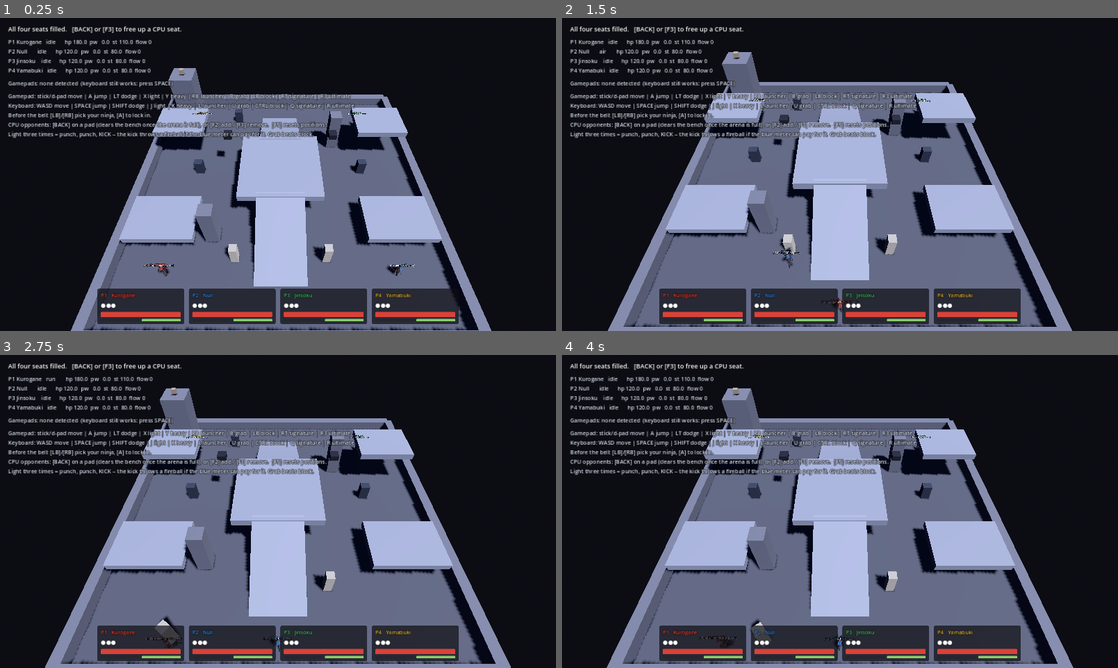
Above: before the commit, frames 1-4 (two rows, left to right).
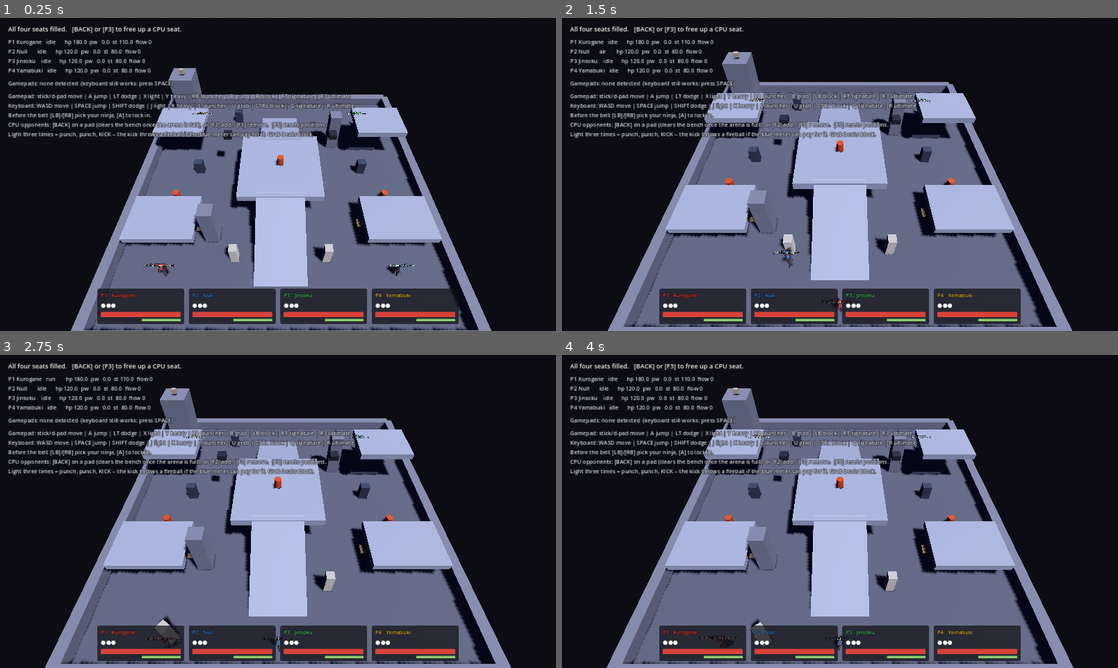
Above: after the commit, the same moments.

Repository: jacobf329/RumbleArena
Game: Godot game, scene res://tests/m3_interaction_test.tscn
The game is run twice, just before and just after one commit, with the same random seed, the same clock (stepped at 60 frames per second) and the same inputs. This scene is started directly instead of the project's main scene.
Inputs (mouse positions are in pixels of both pictures, inside the frame that each line leads up to):
- Up to frame 1 (0.25 s): no input
- Up to frame 2 (1.5 s): tap Space at 0.5, 0.77, 1.25 s; move the mouse to (962, 158) at 0.52 s; hold D 0.53-1.25 s; tap J at 0.6 s; click (962, 158) at 0.67 s; drag from (728, 190) to (812, 237) at 1.27 s
- Up to frame 3 (2.75 s): tap Space at 2 s; move the mouse to (333, 442) at 2.02 s; hold D from 2.03 s (still down); tap L at 2.1 s
- Up to frame 4 (4 s): release D at 2.75 s; tap Space at 2.75, 3.5, 3.77 s; drag from (812, 574) to (673, 464) at 2.77 s; move the mouse to (1006, 558) at 3.52 s; hold A from 3.53 s (still down); tap Ctrl at 3.6 s

The runs differ from the first frame. In frame 1, 0.1% of the frame differs, in the area x 31-70%, y 41-68%; in frame 2, 0.2%, in the area x 29-71%, y 37-66%; in frame 3, 0.2%; in frame 4, 0.2%.

Commit message:
Fix throwing on a gamepad, and fill out the arena's props
Throwing was implemented and tested from the start, and did not work on a
pad. B is deliberately both INTERACT and GRAB -- both mean "engage with
what is in front of me", and ten actions do not fit in eight good button
positions. Attacking is refused while your hands are full, which quietly
covered the pick-up; but a throw empties them on the very tick it fires,
so the grab then passed that check and every throw was followed by a
whiffed grab -- the longest recovery in the game, landing exactly where
the player expects to be free again. It read as "I can't throw things".

An INTERACT press that did something now consumes the buffered attack
with it: a shared button resolves to exactly one thing per press. No
existing test could see this because every one of them pressed INTERACT
alone; there is now one that presses the button the way the hardware
does, with both actions on the same edge.

New props:

- Supply crate (STRENGTH 2) and steel girder (STRENGTH 5). The weight
  ladder went 1, 4 before, so two of the four staged characters had
  nothing in the only arena they could pick up but rubble -- a third of
  the design's signature verb was invisible in play. The girder is also
  the reason Kurogane's STRENGTH 5 says anything the pillars did not.
- Fuel barrel (STRENGTH 1), which detonates. Deliberately the lightest
  thing in the arena rather than the heaviest: the ninja who can lift
  nothing else is the one holding the most dangerous object in the room.
  Picking one up lights a three-second fuse that flashes faster as it
  burns down, and it goes off on what it hits, what it lands on, or in
  your hands. Damage falls off with distance so the edge of a blast is a
  meaningfully better place to be, and there is no friendly-fire
  exemption -- it is the one object here that does not care whose it was.

Also corrects a test I wrote wrong on the first pass: "everyone is
refused something" counted only liftables, where the strongest character
is of course refused nothing. Counted across every interactable it holds,
because everyone has a stat at 2 or below somewhere.

375 checks, all passing; cold start clean.

Co-Authored-By: Claude Opus 5 <noreply@anthropic.com>
Claude-Session: https://claude.ai/code/session_0177hfthTKWw62KhSYcCm94J

Diff:
--- a/scenes/arenas/proving_ground.tscn
+++ b/scenes/arenas/proving_ground.tscn
@@ -6,6 +6,9 @@
 [ext_resource type="PackedScene" path="res://scenes/interactables/turret.tscn" id="4_turret"]
 [ext_resource type="PackedScene" path="res://scenes/interactables/climbable_wall.tscn" id="5_climb"]
 [ext_resource type="PackedScene" path="res://scenes/interactables/debris.tscn" id="6_debris"]
+[ext_resource type="PackedScene" path="res://scenes/interactables/crate.tscn" id="7_crate"]
+[ext_resource type="PackedScene" path="res://scenes/interactables/girder.tscn" id="8_girder"]
+[ext_resource type="PackedScene" path="res://scenes/interactables/barrel.tscn" id="9_barrel"]
 
 [sub_resource type="StandardMaterial3D" id="Mat_floor"]
 albedo_color = Color(0.29, 0.3, 0.34, 1)
@@ -159,6 +162,34 @@
 [node name="TowerPrize" parent="Interactables" instance=ExtResource("6_debris")]
 transform = Transform3D(1, 0, 0, 0, 1, 0, 0, 0, 1, -13, 7.4, -13)
 
+; Crates at STRENGTH 2 fill the gap between debris (anyone) and the pillars
+; (Kurogane alone). Before these, the ladder went 1, 4: two of the four staged
+; characters had nothing in the arena they could pick up but rubble.
+[node name="CrateSouthWest" parent="Interactables" instance=ExtResource("7_crate")]
+transform = Transform3D(1, 0, 0, 0, 1, 0, 0, 0, 1, -8.5, 0, 6)
+
+[node name="CrateSouthEast" parent="Interactables" instance=ExtResource("7_crate")]
+transform = Transform3D(1, 0, 0, 0, 1, 0, 0, 0, 1, 8.5, 0, 6)
+
+[node name="CrateNorth" parent="Interactables" instance=ExtResource("7_crate")]
+transform = Transform3D(1, 0, 0, 0, 1, 0, 0, 0, 1, 2, 0, -10)
+
+; The only STRENGTH 5 object in the arena, and the reason Kurogane's stat line
+; goes to 5 rather than stopping at the pillars' 4.
+[node name="Girder" parent="Interactables" instance=ExtResource("8_girder")]
+transform = Transform3D(1, 0, 0, 0, 1, 0, 0, 0, 1, 11, 0, -6)
+
+; Barrels are deliberately the lightest thing here: the ninja who can lift
+; nothing else is the one holding the most dangerous object in the room.
+[node name="BarrelWest" parent="Interactables" instance=ExtResource("9_barrel")]
+transform = Transform3D(1, 0, 0, 0, 1, 0, 0, 0, 1, -12, 0, 2)
+
+[node name="BarrelEast" parent="Interactables" instance=ExtResource("9_barrel")]
+transform = Transform3D(1, 0, 0, 0, 1, 0, 0, 0, 1, 12, 0, 2)
+
+[node name="BarrelCentre" parent="Interactables" instance=ExtResource("9_barrel")]
+transform = Transform3D(1, 0, 0, 0, 1, 0, 0, 0, 1, 0, 3.7, 0)
+
 [node name="TurretWest" parent="Interactables" instance=ExtResource("4_turret")]
 transform = Transform3D(1, 0, 0, 0, 1, 0, 0, 0, 1, -6, 5.2, -3)
 
--- /dev/null
+++ b/scenes/interactables/barrel.tscn
@@ -0,0 +1,37 @@
+[gd_scene load_steps=5 format=3]
+
+[ext_resource type="Script" path="res://src/interactables/explosive_barrel.gd" id="1_barrel"]
+
+[sub_resource type="StandardMaterial3D" id="Mat_barrel"]
+albedo_color = Color(0.78, 0.29, 0.16, 1)
+roughness = 0.7
+metallic = 0.35
+
+[sub_resource type="CylinderMesh" id="Mesh_barrel"]
+top_radius = 0.36
+bottom_radius = 0.36
+height = 0.95
+
+[sub_resource type="CylinderShape3D" id="Shape_barrel"]
+radius = 0.4
+height = 0.95
+
+[node name="Barrel" type="Area3D"]
+script = ExtResource("1_barrel")
+display_name = "Fuel Barrel"
+mass_class = 1
+
+[node name="Shape" type="CollisionShape3D" parent="."]
+transform = Transform3D(1, 0, 0, 0, 1, 0, 0, 0, 1, 0, 0.48, 0)
+shape = SubResource("Shape_barrel")
+
+[node name="Mesh" type="MeshInstance3D" parent="."]
+transform = Transform3D(1, 0, 0, 0, 1, 0, 0, 0, 1, 0, 0.48, 0)
+mesh = SubResource("Mesh_barrel")
+material_override = SubResource("Mat_barrel")
+
+[node name="Body" type="StaticBody3D" parent="."]
+
+[node name="Collision" type="CollisionShape3D" parent="Body"]
+transform = Transform3D(1, 0, 0, 0, 1, 0, 0, 0, 1, 0, 0.48, 0)
+shape = SubResource("Shape_barrel")
--- /dev/null
+++ b/scenes/interactables/crate.tscn
@@ -0,0 +1,33 @@
+[gd_scene load_steps=5 format=3]
+
+[ext_resource type="Script" path="res://src/interactables/liftable.gd" id="1_liftable"]
+
+[sub_resource type="StandardMaterial3D" id="Mat_crate"]
+albedo_color = Color(0.46, 0.38, 0.27, 1)
+roughness = 0.88
+
+[sub_resource type="BoxMesh" id="Mesh_crate"]
+size = Vector3(0.95, 0.95, 0.95)
+
+[sub_resource type="BoxShape3D" id="Shape_crate"]
+size = Vector3(1, 1, 1)
+
+[node name="Crate" type="Area3D"]
+script = ExtResource("1_liftable")
+display_name = "Supply Crate"
+mass_class = 2
+
+[node name="Shape" type="CollisionShape3D" parent="."]
+transform = Transform3D(1, 0, 0, 0, 1, 0, 0, 0, 1, 0, 0.5, 0)
+shape = SubResource("Shape_crate")
+
+[node name="Mesh" type="MeshInstance3D" parent="."]
+transform = Transform3D(1, 0, 0, 0, 1, 0, 0, 0, 1, 0, 0.5, 0)
+mesh = SubResource("Mesh_crate")
+material_override = SubResource("Mat_crate")
+
+[node name="Body" type="StaticBody3D" parent="."]
+
+[node name="Collision" type="CollisionShape3D" parent="Body"]
+transform = Transform3D(1, 0, 0, 0, 1, 0, 0, 0, 1, 0, 0.5, 0)
+shape = SubResource("Shape_crate")
--- /dev/null
+++ b/scenes/interactables/girder.tscn
@@ -0,0 +1,34 @@
+[gd_scene load_steps=5 format=3]
+
+[ext_resource type="Script" path="res://src/interactables/liftable.gd" id="1_liftable"]
+
+[sub_resource type="StandardMaterial3D" id="Mat_girder"]
+albedo_color = Color(0.35, 0.4, 0.46, 1)
+roughness = 0.55
+metallic = 0.6
+
+[sub_resource type="BoxMesh" id="Mesh_girder"]
+size = Vector3(3.6, 0.42, 0.42)
+
+[sub_resource type="BoxShape3D" id="Shape_girder"]
+size = Vector3(3.6, 0.5, 0.5)
+
+[node name="Girder" type="Area3D"]
+script = ExtResource("1_liftable")
+display_name = "Steel Girder"
+mass_class = 5
+
+[node name="Shape" type="CollisionShape3D" parent="."]
+transform = Transform3D(1, 0, 0, 0, 1, 0, 0, 0, 1, 0, 0.3, 0)
+shape = SubResource("Shape_girder")
+
+[node name="Mesh" type="MeshInstance3D" parent="."]
+transform = Transform3D(1, 0, 0, 0, 1, 0, 0, 0, 1, 0, 0.3, 0)
+mesh = SubResource("Mesh_girder")
+material_override = SubResource("Mat_girder")
+
+[node name="Body" type="StaticBody3D" parent="."]
+
+[node name="Collision" type="CollisionShape3D" parent="Body"]
+transform = Transform3D(1, 0, 0, 0, 1, 0, 0, 0, 1, 0, 0.3, 0)
+shape = SubResource("Shape_girder")
--- a/src/characters/fighter.gd
+++ b/src/characters/fighter.gd
@@ -245,11 +245,18 @@
 		var held := carried
 		carried = null
 		held.throw_from(self)
+		# On a pad, B is both INTERACT and GRAB. Attacking is refused while your
+		# hands are full, which quietly covered the pick-up -- but a throw empties
+		# them on this very tick, so without this the grab then passes that check
+		# and every throw is followed by a whiffed grab: the longest recovery in
+		# the game, landing exactly where the player expects to be free again.
+		_consume_shared_press()
 		return
 
 	if interaction_target != null and interaction_target.can_use(self):
 		if not interaction_target.use(self):
 			return
+		_consume_shared_press()
 		var liftable := interaction_target as Liftable
 		if liftable != null:
 			carried = liftable
@@ -459,6 +466,15 @@
 
 func _peek_attack_buffer() -> int:
 	return _attack_buffer_action if _attack_buffer_ticks > 0 else -1
+
+
+## An INTERACT press that did something is spent. It has to take the buffered
+## attack with it, because the button it arrived on may also be an attack button
+## -- and "engage with what is in front of me" should resolve to exactly one
+## thing per press.
+func _consume_shared_press() -> void:
+	if _attack_buffer_action in [InputFrame.Action.GRAB, InputFrame.Action.INTERACT]:
+		_clear_attack_buffer()
 
 
 func _clear_attack_buffer() -> void:
--- /dev/null
+++ b/src/interactables/explosive_barrel.gd
@@ -0,0 +1,140 @@
+## A barrel you can pick up, and very much should not hold on to.
+##
+## A Liftable that goes off on impact. Nothing else in the arena punishes the
+## thrower for a bad read the way this does: it is light enough that anyone can
+## carry it, so the STRENGTH ladder is not the interesting question here --
+## timing is. Throw it early and it is a slow projectile somebody walks around;
+## throw it late and you are standing inside the blast.
+##
+## The fuse is what makes it a decision rather than a free grenade. Picking one
+## up starts a clock, and it detonates in your hands when that runs out.
+class_name ExplosiveBarrel
+extends Liftable
+
+@export var blast_radius: float = 3.6
+@export var blast_damage: float = 26.0
+@export var blast_knockback: float = 15.0
+@export var blast_hitstun: int = 40
+## Seconds from being picked up to going off on its own.
+@export var fuse_seconds: float = 3.0
+
+signal exploded(at: Vector3)
+
+@onready var _mesh: MeshInstance3D = $Mesh
+
+var _fuse := 0.0
+var _lit := false
+var _detonated := false
+var _material: StandardMaterial3D
+
+
+func _ready() -> void:
+	super()
+	display_name = "Fuel Barrel"
+	# Deliberately not gated above the weakest character. The whole point of the
+	# barrel is that the ninja who can lift nothing else can still lift this, and
+	# is therefore holding the most dangerous object in the room.
+	mass_class = 1
+	required_tier = 1
+	add_to_group(&"barrels")
+
+	var source := _mesh.material_override as StandardMaterial3D
+	if source != null:
+		# Its own copy, so one barrel flashing does not flash all of them.
+		_material = source.duplicate()
+		_mesh.material_override = _material
+
+
+func use(fighter: Node3D) -> bool:
+	if not super(fighter):
+		return false
+	_lit = true
+	_fuse = fuse_seconds
+	return true
+
+
+func _physics_process(delta: float) -> void:
+	super(delta)
+	if _detonated:
+		return
+	if _lit:
+		_fuse -= delta
+		_flash()
+		if _fuse <= 0.0:
+			# In your hands. That is the cost of holding it too long.
+			_detonate()
+
+
+## Faster and brighter as the fuse runs down, so "put this down" is legible
+## across the arena rather than a number only its carrier can see.
+func _flash() -> void:
+	if _material == null:
+		return
+	var urgency := 1.0 - clampf(_fuse / maxf(fuse_seconds, 0.01), 0.0, 1.0)
+	var beat := sin(Time.get_ticks_msec() * 0.001 * TAU * lerpf(2.0, 14.0, urgency))
+	var glow := maxf(beat, 0.0) * lerpf(0.4, 1.0, urgency)
+	_material.emission_enabled = true
+	_material.emission = Color(1.0, 0.45, 0.15)
+	_material.emission_energy_multiplier = glow * 3.0
+
+
+## Thrown barrels go off where they land rather than bouncing to a stop.
+func _drop() -> void:
+	super()
+	if _lit and not _detonated:
+		_detonate()
+
+
+## And they go off on whoever they hit, instead of dealing the ordinary
+## mass-scaled thump.
+func _strike(target: Node3D) -> void:
+	_detonate()
+
+
+func _detonate() -> void:
+	if _detonated:
+		return
+	_detonated = true
+
+	# Everyone in range, the thrower included: this is the one thing in the arena
+	# that does not care whose it was.
+	for node in get_tree().get_nodes_in_group(&"fighters"):
+		var victim := node as Fighter
+		if victim == null or victim.is_eliminated or victim.is_invulnerable():
+			continue
+		var offset := victim.global_position - global_position
+		var distance := offset.length()
+		if distance > blast_radius:
+			continue
+
+		# Falls off with distance, so being at the edge of a blast is a
+		# meaningfully better outcome than being on top of it.
+		var falloff := 1.0 - (distance / blast_radius) * 0.6
+		var flat := Vector3(offset.x, 0.0, offset.z)
+		if flat.length_squared() < 0.01:
+			flat = Vector3.FORWARD
+		var direction := (flat.normalized() + Vector3.UP * 0.7).normalized()
+
+		var result := HitResult.new()
+		result.attacker = carrier
+		result.damage = blast_damage * falloff
+		result.knockback = direction * blast_knockback * falloff
+		result.hitstun_ticks = blast_hitstun
+		result.hitstop_ticks = 8
+		result.position = victim.global_position + Vector3.UP
+		victim.take_hit(result)
+
+	# A burst at the barrel's own position rather than only on whoever it caught:
+	# a blast that hits nobody still has to be visible, or a near miss reads as
+	# the barrel having done nothing at all.
+	HitSpark.spawn(get_tree().current_scene, global_position + Vector3.UP * 0.5,
+		Color(1.0, 0.62, 0.22), blast_damage * 1.6)
+	_shake_the_camera()
+	exploded.emit(global_position)
+	queue_free()
+
+
+func _shake_the_camera() -> void:
+	var camera := get_viewport().get_camera_3d() as ArenaCamera
+	if camera != null:
+		camera.add_shake(0.9)
--- a/tests/m3_interaction_test.gd
+++ b/tests/m3_interaction_test.gd
@@ -35,7 +35,15 @@
 	await _test_carrying_slows_you_down()
 	await _test_carrying_prevents_attacking()
 	await _test_a_thrown_pillar_hurts()
+	await _test_the_pad_button_lifts_and_throws()
 	await _test_dying_returns_what_you_carried()
+	await _test_the_strength_ladder_has_no_gaps()
+
+	_section("Barrels")
+	await _test_a_thrown_barrel_detonates()
+	await _test_the_blast_falls_off_with_distance()
+	await _test_holding_one_too_long_goes_off_in_your_hands()
+	await _test_the_blast_does_not_spare_the_thrower()
 
 	_section("Breaking")
 	await _test_breaking_is_strength_gated()
@@ -169,6 +177,35 @@
 	await _park(_yamabuki)
 
 
+## On a gamepad, B is deliberately both GRAB and INTERACT -- both mean "engage
+## with what is in front of me", and there are ten actions for eight good button
+## positions. That shortcut only holds if the two never fire at once, and this
+## is the check that they do not: a press that picks something up or throws it
+## must not also throw out a grab, which has the longest recovery in the game and
+## would lock you out of the follow-up press.
+func _test_the_pad_button_lifts_and_throws() -> void:
+	var pillar := _pillar()
+	pillar.release()
+	await _stand_at(_kurogane, pillar)
+
+	var attacks := _kurogane.attacks_started
+	await _press_pad_b(_kurogane)
+	_check(_kurogane.carried == pillar, "one press of B picks it up")
+	_check(_kurogane.attacks_started == attacks,
+		"and does not also swing a grab (%d attacks)"
+			% [_kurogane.attacks_started - attacks])
+
+	# The press straight after it has to be the throw. If the first press left
+	# the fighter in a grab's recovery, this one lands in a state the
+	# interaction handler ignores and the item simply stays in your hands.
+	await _press_pad_b(_kurogane)
+	_check(_kurogane.carried == null, "the very next press throws it")
+	_check(_kurogane.attacks_started == attacks,
+		"and that one does not swing either")
+	await _ticks(40)
+	await _park(_kurogane)
+
+
 func _test_dying_returns_what_you_carried() -> void:
 	var pillar := _pillar()
 	pillar.release()
@@ -181,6 +218,152 @@
 	_check(_kurogane.carried == null and pillar.carrier == null,
 		"respawning puts the pillar back rather than removing it from the match")
 	await _park(_kurogane)
+
+
+## Every one of the four staged characters should have something in this arena
+## they can pick up, and something they cannot. The ladder used to go 1, 4: two
+## of them had nothing but rubble, which made a third of the design's signature
+## verb invisible in the only level that exists.
+func _test_the_strength_ladder_has_no_gaps() -> void:
+	var tiers: Array[int] = []
+	for node in _main.get_node("Arena/Interactables").get_children():
+		var liftable := node as Liftable
+		if liftable != null and not tiers.has(liftable.mass_class):
+			tiers.append(liftable.mass_class)
+	tiers.sort()
+	_check(tiers.size() >= 4, "the arena offers at least four weight classes %s" % [tiers])
+
+	# Counted across every interactable rather than the liftables alone. On the
+	# STRENGTH ladder by itself the strongest character is of course refused
+	# nothing -- that is what being strongest means. The rule the design actually
+	# makes is that nobody clears the whole arena, which holds because everyone
+	# has a stat at 2 or below somewhere.
+	for fighter: Fighter in _fighters:
+		var can := 0
+		var cannot := 0
+		for node in _main.get_node("Arena/Interactables").get_children():
+			var thing := node as Interactable
+			if thing == null:
+				continue
+			if thing.can_use(fighter):
+				can += 1
+			else:
+				cannot += 1
+		_check(can > 0, "%s can use something (%d)"
+			% [fighter.character_def.display_name, can])
+		_check(cannot > 0, "%s is refused something (%d)"
+			% [fighter.character_def.display_name, cannot])
+
+
+# --- Barrels ---
+
+func _test_a_thrown_barrel_detonates() -> void:
+	var barrel := _barrel()
+	await _stand_at(_null, barrel)
+	# STRENGTH 1 -- she can lift nothing else in the arena, and this on purpose.
+	_check(barrel.can_use(_null), "even the weakest ninja can lift a barrel")
+	await _press_interact(_null)
+	_check(_null.carried == barrel, "picked up")
+	if _null.carried != barrel:
+		return
+
+	_null.global_position = Vector3(-8, 0.3, 12)
+	_null.snap_facing(Vector3.RIGHT)
+	_yamabuki.global_position = Vector3(-4.0, 0.3, 12)
+	_yamabuki.velocity = Vector3.ZERO
+	await _ticks(10)
+
+	var health := _yamabuki.health
+	await _press_interact(_null)
+	var hit := false
+	for i in 90:
+		await get_tree().physics_frame
+		if _yamabuki.health < health - 0.01:
+			hit = true
+			break
+	_check(hit, "a thrown barrel blows up on contact for %.1f"
+		% (health - _yamabuki.health))
+	_check(not is_instance_valid(barrel), "and the barrel is spent")
+	await _ticks(50)
+	await _park(_yamabuki)
+
+
+## Being at the edge of a blast has to be meaningfully better than being on top
+## of it, or there is no reason to move once you hear the fuse.
+func _test_the_blast_falls_off_with_distance() -> void:
+	var barrel := _barrel()
+	if barrel == null:
+		_check(false, "a barrel is available for the falloff check")
+		return
+	barrel.global_position = Vector3(0, 0.4, 12)
+
+	_jinsoku.global_position = Vector3(0.8, 0.3, 12)
+	_yamabuki.global_position = Vector3(0, 0.3, 12) + Vector3(barrel.blast_radius * 0.92, 0, 0)
+	for f: Fighter in [_jinsoku, _yamabuki]:
+		f.velocity = Vector3.ZERO
+		f.health = f.max_health
+	await _ticks(8)
+
+	var near := _jinsoku.health
+	var far := _yamabuki.health
+	barrel.call("_detonate")
+	await _ticks(6)
+
+	var near_damage := near - _jinsoku.health
+	var far_damage := far - _yamabuki.health
+	_check(near_damage > 0.0 and far_damage > 0.0, "both are caught in the blast")
+	_check(near_damage > far_damage * 1.4,
+		"standing on it hurts far more than standing at the edge (%.1f vs %.1f)"
+			% [near_damage, far_damage])
+	await _ticks(60)
+	await _park(_jinsoku)
+	await _park(_yamabuki)
+
+
+## The fuse is what makes a barrel a decision rather than a free grenade.
+func _test_holding_one_too_long_goes_off_in_your_hands() -> void:
+	var barrel := _barrel()
+	if barrel == null:
+		_check(false, "a barrel is available for the fuse check")
+		return
+	await _park(_kurogane)
+	barrel.global_position = _kurogane.global_position + Vector3(0, 0.4, -1.0)
+	await _stand_at(_kurogane, barrel)
+	await _press_interact(_kurogane)
+	_check(_kurogane.carried == barrel, "carrying a lit barrel")
+
+	var health := _kurogane.health
+	var ticks := ceili(barrel.fuse_seconds * 60.0) + 20
+	for i in ticks:
+		await get_tree().physics_frame
+		if not is_instance_valid(barrel):
+			break
+
+	_check(not is_instance_valid(barrel), "the fuse runs out on its own")
+	_check(_kurogane.health < health,
+		"and it goes off in your hands (%.1f -> %.1f)" % [health, _kurogane.health])
+	_check(_kurogane.carried == null, "leaving your hands empty")
+	await _ticks(50)
+
+
+## No friendly fire exemption. A barrel is the one thing in the arena that does
+## not care whose it was.
+func _test_the_blast_does_not_spare_the_thrower() -> void:
+	# Spawned rather than borrowed from the arena: barrels are consumed by use,
+	# and by this point the checks above have spent them.
+	var barrel := _spawn_barrel()
+	await _park(_jinsoku)
+	barrel.global_position = _jinsoku.global_position + Vector3(0.8, 0.4, 0)
+	_jinsoku.health = _jinsoku.max_health
+	await _ticks(6)
+
+	var health := _jinsoku.health
+	barrel.carrier = _jinsoku   # as if they had just thrown it
+	barrel.call("_detonate")
+	await _ticks(6)
+	_check(_jinsoku.health < health,
+		"your own barrel hurts you (%.1f -> %.1f)" % [health, _jinsoku.health])
+	await _ticks(50)
 
 
 # --- Breaking ---
@@ -329,8 +512,37 @@
 
 # --- Local helpers ---
 
+## What a real gamepad sends for B: GRAB and INTERACT on the same edge.
+func _press_pad_b(fighter: Fighter) -> void:
+	var source := _source(fighter)
+	source.hold(InputFrame.Action.INTERACT, true)
+	source.hold(InputFrame.Action.GRAB, true)
+	await get_tree().physics_frame
+	await get_tree().physics_frame
+	source.hold(InputFrame.Action.INTERACT, false)
+	source.hold(InputFrame.Action.GRAB, false)
+	await _ticks(6)
+
+
 func _pillar() -> Liftable:
 	return _main.get_node("Arena/Interactables/PillarWest") as Liftable
+
+
+## A fresh barrel, parented where the arena keeps its props.
+func _spawn_barrel() -> ExplosiveBarrel:
+	var barrel: ExplosiveBarrel = preload("res://scenes/interactables/barrel.tscn").instantiate()
+	(_main.get_node("Arena") as Arena).interactable_root().add_child(barrel)
+	return barrel
+
+
+## The first barrel still standing. They are consumed by use, so a test that
+## wants one has to ask rather than assume.
+func _barrel() -> ExplosiveBarrel:
+	for node in _main.get_node("Arena/Interactables").get_children():
+		var barrel := node as ExplosiveBarrel
+		if barrel != null and is_instance_valid(barrel):
+			return barrel
+	return null
 
 
 func _turret() -> HackableTurret:
--- /dev/null
+++ b/tools/capture_props.gd
@@ -0,0 +1,87 @@
+## Dev tool: shows the arena's props and one barrel going off.
+extends Node
+
+const MAIN_SCENE := preload("res://scenes/main.tscn")
+
+var _out := "/tmp"
+var _lens: Camera3D
+var _fighters: Array[Fighter] = []
+
+
+func _ready() -> void:
+	var args := OS.get_cmdline_user_args()
+	if args.size() > 0:
+		_out = args[0]
+
+	var main: Node3D = MAIN_SCENE.instantiate()
+	add_child(main)
+	await get_tree().physics_frame
+	PlayerManager.join_enabled = false
+	(main.get_node("Match") as MatchManager).auto_start = false
+	(main.get_node("CharacterSelect") as CharacterSelect).enabled = false
+	(main.get_node("HUD/DebugHUD") as Control).hide()
+
+	_lens = Camera3D.new()
+	_lens.fov = 55.0
+	add_child(_lens)
+
+	for i in 4:
+		var slot: PlayerSlot = PlayerManager.slots[i]
+		slot.source = ScriptedInputSource.new()
+		PlayerManager.player_joined.emit(slot)
+		await get_tree().physics_frame
+		_fighters.append(slot.fighter as Fighter)
+
+	var props := main.get_node("Arena/Interactables")
+
+	# 1. The whole arena, so the new props read in context.
+	for i in 4:
+		_fighters[i].global_position = Vector3(-6.0 + i * 4.0, 0.3, 12.0)
+	await _wait(30)
+	_lens.global_position = Vector3(0, 20, 26)
+	_lens.look_at(Vector3(0, 1, 0), Vector3.UP)
+	_lens.make_current()
+	await _shot("props-arena")
+
+	# 2. The strength ladder, side by side.
+	_lens.global_position = Vector3(-6.0, 3.2, 5.0)
+	_lens.look_at(Vector3(-6.0, 1.0, -1.0), Vector3.UP)
+	for node in props.get_children():
+		var liftable := node as Liftable
+		if liftable == null:
+			continue
+		match liftable.mass_class:
+			1: liftable.global_position = Vector3(-8.4, 0.3, -1.0)
+			2: liftable.global_position = Vector3(-6.8, 0.0, -1.0)
+			4: liftable.global_position = Vector3(-5.2, 0.0, -1.0)
+			5: liftable.global_position = Vector3(-3.4, 0.0, -1.0)
+	await _wait(6)
+	await _shot("props-ladder")
+
+	# 3. A barrel going off under three of them.
+	var barrel: ExplosiveBarrel = preload("res://scenes/interactables/barrel.tscn").instantiate()
+	props.add_child(barrel)
+	barrel.global_position = Vector3(0, 0.4, 10.0)
+	_fighters[0].global_position = Vector3(-1.3, 0.3, 10.0)
+	_fighters[1].global_position = Vector3(1.3, 0.3, 10.0)
+	_fighters[2].global_position = Vector3(0, 0.3, 11.4)
+	_fighters[3].global_position = Vector3(0, 0.3, 8.6)
+	await _wait(20)
+	_lens.global_position = Vector3(0, 3.4, 17.0)
+	_lens.look_at(Vector3(0, 1.2, 10.0), Vector3.UP)
+	barrel.call("_detonate")
+	await _wait(5)
+	await _shot("props-blast")
+	get_tree().quit()
+
+
+func _wait(ticks: int) -> void:
+	for i in ticks:
+		await get_tree().physics_frame
+
+
+func _shot(name: String) -> void:
+	await get_tree().process_frame
+	await RenderingServer.frame_post_draw
+	get_viewport().get_texture().get_image().save_png("%s/%s.png" % [_out, name])
+	print("wrote %s/%s.png" % [_out, name])
--- /dev/null
+++ b/tools/capture_props.tscn
@@ -0,0 +1,4 @@
+[gd_scene load_steps=2 format=3]
+[ext_resource type="Script" path="res://tools/capture_props.gd" id="1"]
+[node name="CaptureProps" type="Node"]
+script = ExtResource("1")
Not shown: 1 places in scenes/arenas/proving_ground.tscn that only renumber resources
Not shown, changed: docs/ROADMAP.md
